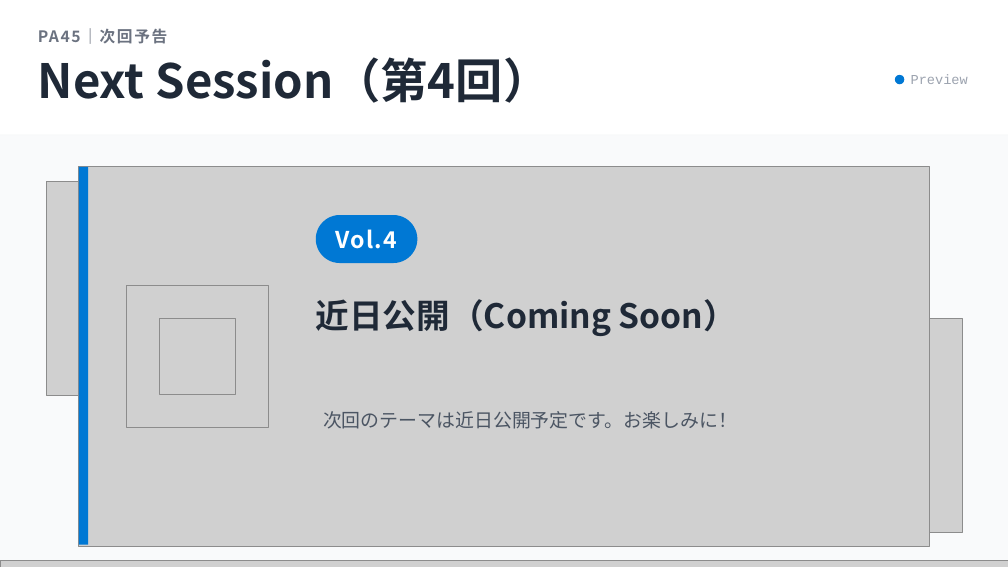
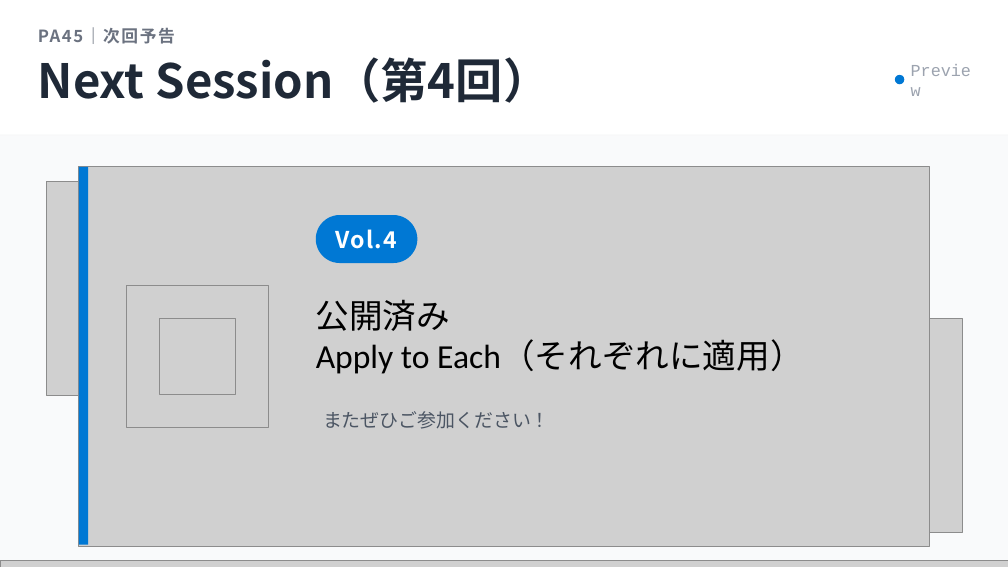
Before and after one commit to Haru-PowerPlatform/pa45, a slide deck: slide 16 of assets/pa45/P003_PA45_条件分岐_20260401.pptx (slide 15 before the commit). Drawn at 1008x567 pixels with LibreOffice and Linux fonts; fonts in the diff are those of the drawing; grey boxes stand for pictures. Boxes give left, top, right and bottom in pixels: in the first picture for what was removed or moved away, otherwise in the second. Text is boxed around its words. In the diff, an @@ line names an element or a change of style, - is before the commit and + after.

```diff
--- a/assets/pa45/P003_PA45_条件分岐_20260401.pptx
+++ b/assets/pa45/P003_PA45_条件分岐_20260401.pptx
@@ text "PA45｜次回予告" at (38,27,175,44): size 15 to 16 pt @@
@@ text "Preview" at (911,69,978,91): size 13 to 16 pt @@
@@ text at (316,299,804,374): text changed; font Noto Sans CJK JP to Calibri; text colour #1F2937 to #000000; bold off @@
-近日公開（Coming Soon）
+公開済み
+Apply to Each（それぞれに適用）
@@ text at (323,411,550,429): text changed @@
-次回のテーマは近日公開予定です。お楽しみに！
+またぜひご参加ください！
```
Also in this commit, not shown: 14 other slides changed, 1 slide added, 3 other files.
